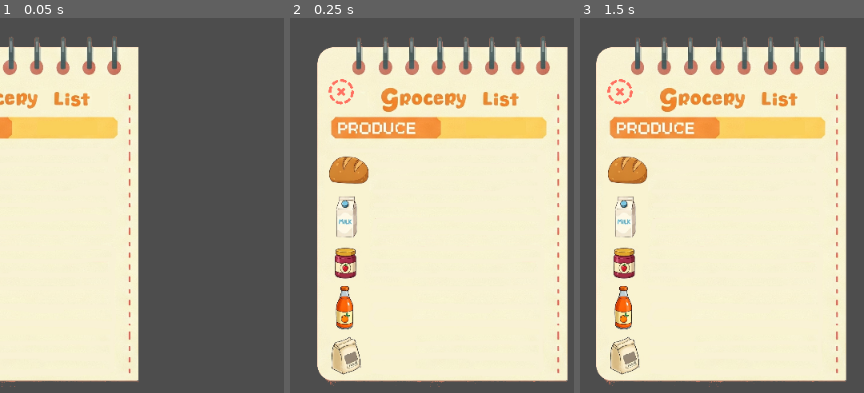
Above: before the commit, frames 1-3 (left to right).
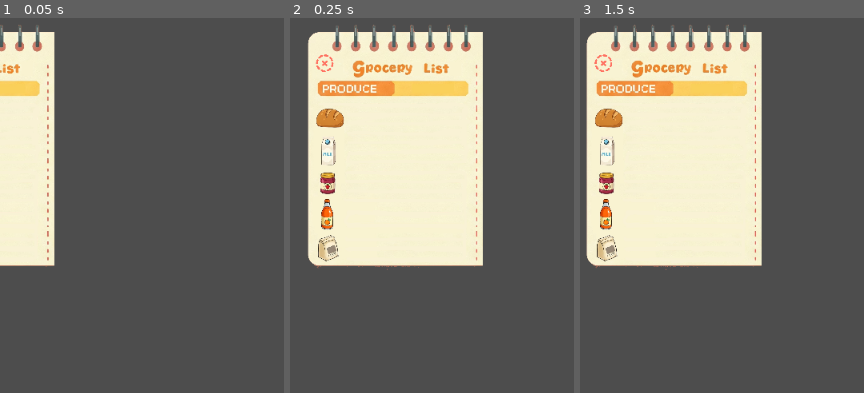
Above: after the commit, the same moments.

Repository: rockgem/dave-man-grocery-game
Game: Godot game, scene res://actors/ui/ListView.tscn
Two runs of this game, one before a commit and one after it. Both use one fixed random seed, a clock stepped at 60 frames per second and the inputs below. This scene is started directly instead of the project's main scene.
Inputs (mouse positions are in pixels of both pictures, inside the frame that each line leads up to):
- Up to frame 1 (0.05 s): no input
- Up to frame 2 (0.25 s): no input
- Up to frame 3 (1.5 s): move the mouse to (outside the picture) at 0.52 s; click (outside the picture) at 0.67 s; tap Enter at 1.25 s; drag from (821, 216) to (outside the picture) at 1.27 s

The runs differ from the first frame. In frame 1, 36% of the frame differs, in the area x 0-49%, y 1-99%; in frame 2, 60%; in frame 3, 60%, in the area x 2-95%, y 1-99%.
Error in both runs: Invalid access to property or key 'shelf' on a base object of type 'Nil'. (res://actors/ui/ListView.gd:39)

Commit message:
make list smaller

Diff:
--- a/actors/ui/ListView.tscn
+++ b/actors/ui/ListView.tscn
@@ -25,6 +25,7 @@
 offset_bottom = -23.0
 grow_horizontal = 2
 grow_vertical = 2
+scale = Vector2(0.7, 0.7)
 texture = ExtResource("2_idp0a")
 expand_mode = 1
 stretch_mode = 5
--- a/scenes/Ui.tscn
+++ b/scenes/Ui.tscn
@@ -50,6 +50,7 @@
 offset_bottom = 32.0
 
 [node name="Organization" type="Label" parent="."]
+visible = false
 offset_left = 27.0
 offset_top = 44.0
 offset_right = 89.0
